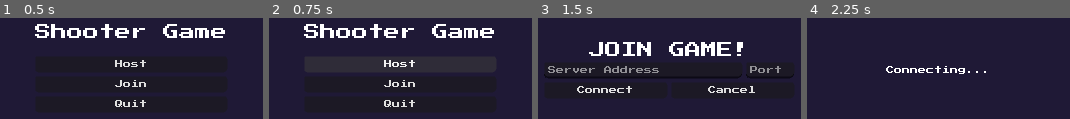
Above: before the commit, frames 1-4 (left to right).
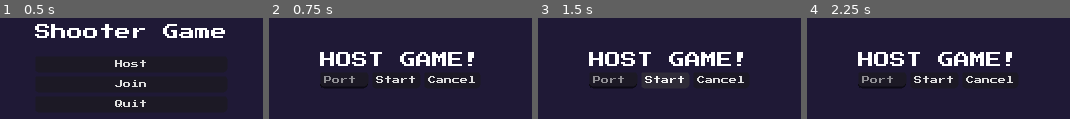
Above: after the commit, the same moments.

Repository: Intedai/MultiplayerShooter
Game: Godot game, scene res://MainScenes/MainMenu/main_menu.tscn
Same seed, same stepped clock (60 frames per second), same inputs: the game is played once before the commit and once after it.
Inputs (mouse positions are in pixels of both pictures, inside the frame that each line leads up to):
- Up to frame 1 (0.5 s): no input
- Up to frame 2 (0.75 s): click "Host" at 0.5 s
- Up to frame 3 (1.5 s): click (669, 83) at 1.25 s, where only the run before the commit has a clickable "Join"
- Up to frame 4 (2.25 s): click (875, 89) at 2 s, where only the run before the commit has a clickable "Connect"

Frame 1 is identical in both runs. In frame 2, 9.3% of the frame differs, in the area x 13-86%, y 5-89%; in frame 3, 11%, in the area x 2-98%, y 23-75%; in frame 4, 6.0%.

Commit message:
Menu works now

Diff:
--- a/MainScenes/Game/game.gd
+++ b/MainScenes/Game/game.gd
@@ -4,37 +4,32 @@
 
 @onready var player_spawner: MultiplayerSpawner = $PlayerSpawner
 @onready var spawn_point: Marker2D = $SpawnPoint
-@onready var multiplayer_ui: Control = $UI/MarginContainer/Multiplayer
 @onready var total_score_label: Label = $UI/MarginContainer/TotalScore
 @onready var chat: Chat = $UI/MarginContainer/Chat
-
-var peer = ENetMultiplayerPeer.new()
 
 var total_score = 0
 
 func _ready() -> void:
 	player_spawner.spawn_function = spawn_player
 
+	if multiplayer.is_server():
+		player_spawner.spawn(1)
+
+		multiplayer.peer_connected.connect(_on_peer_connected)
+		multiplayer.peer_disconnected.connect(_on_peer_disconnected)
+
+func _on_peer_connected(pid: int) -> void:
+	chat.add_msg.rpc(str(pid) + " joined the game!", false)
+	player_spawner.spawn(pid)
+
+func _on_peer_disconnected(pid: int) -> void:
+	chat.add_msg.rpc(str(pid) + " left the game!", false)
+	# TODO: Remove player
+
 @rpc("call_local", "reliable")
 func update_total_score(new_value: int) -> void:
 	total_score += new_value
 	total_score_label.text = "Total Score: " + str(total_score)
-
-func _on_host_pressed() -> void:
-	peer.create_server(10101)
-	multiplayer.multiplayer_peer = peer
-	multiplayer.peer_connected.connect(
-		func(pid):
-			chat.add_msg.rpc(str(pid) + " joined the game!", false)
-			player_spawner.spawn(pid)
-	)
-	multiplayer_ui.hide()
-	player_spawner.spawn(1)
-
-func _on_join_pressed() -> void:
-	peer.create_client("localhost", 10101)
-	multiplayer.multiplayer_peer = peer
-	multiplayer_ui.hide()
 
 func spawn_player(pid) -> Player:
 	var player: Player = PLAYER.instantiate()
--- a/MainScenes/MainMenu/main_menu.gd
+++ b/MainScenes/MainMenu/main_menu.gd
@@ -1,18 +1,30 @@
 extends Control
 
 @onready var main_menu_buttons: VBoxContainer = $MainMenuButtons
+@onready var host_server_menu: VBoxContainer = $HostServerMenu
 @onready var join_server_menu: VBoxContainer = $JoinServerMenu
 @onready var connection_screen: VBoxContainer = $ConnectionScreen
 
+@onready var host_port_input: LineEdit = $HostServerMenu/HBoxContainer/PortInput
+
 # Addr
 @onready var address_input: LineEdit = $JoinServerMenu/AddrContrainer/AddressInput
-@onready var port_input: LineEdit = $JoinServerMenu/AddrContrainer/PortInput
+@onready var join_port_input: LineEdit = $JoinServerMenu/AddrContrainer/PortInput
 
-var peer = ENetMultiplayerPeer.new()
+func _ready() -> void:
+	# Client failed to connect to server
+	multiplayer.connection_failed.connect(func(): print("failed to connect"))
+
+	# Client connected successfully to server
+	multiplayer.connected_to_server.connect(
+		func():
+			get_tree().change_scene_to_file("res://MainScenes/Game/game.tscn")
+	)
 
 # Main menu btns
 func _on_host_pressed() -> void:
-	print("host pressed")
+	main_menu_buttons.visible = false
+	host_server_menu.visible = true
 
 func _on_join_pressed() -> void:
 	main_menu_buttons.visible = false
@@ -21,18 +33,53 @@
 func _on_quit_pressed() -> void:
 	get_tree().quit()
 
+# Host server menu
+func _on_host_cancel_pressed() -> void:
+	host_port_input.clear()
+	host_server_menu.visible = false
+	main_menu_buttons.visible = true
+
+func _on_start_pressed() -> void:
+	print("Starting server in port: " + str(int(host_port_input.text)))
+
+	var peer = ENetMultiplayerPeer.new()
+	var err = peer.create_server(int(host_port_input.text))
+
+	if err:
+		print(err)
+		return
+
+	multiplayer.multiplayer_peer = peer
+
+	host_port_input.clear()
+
+	get_tree().change_scene_to_file("res://MainScenes/Game/game.tscn")
+
 # Join server menu
 func clear_inputs():
 	address_input.clear()
-	port_input.clear()
+	join_port_input.clear()
 
-func _on_cancel_pressed() -> void:
+func _on_join_cancel_pressed() -> void:
 	clear_inputs()
 	join_server_menu.visible = false
 	main_menu_buttons.visible = true
 
 func _on_connect_pressed() -> void:
-	print("connecting to " + address_input.text + ":" + port_input.text)
-	clear_inputs()
+	print("connecting to " + address_input.text + ":" + join_port_input.text)
+
 	join_server_menu.visible = false
 	connection_screen.visible = true
+
+	var peer = ENetMultiplayerPeer.new()
+
+	print("port:" + str(int(join_port_input.text)))
+	var err = peer.create_client(address_input.text, int(join_port_input.text))
+
+	if err:
+		print(err)
+		return
+
+	multiplayer.multiplayer_peer = peer
+
+	clear_inputs()
--- a/MainScenes/MainMenu/main_menu.tscn
+++ b/MainScenes/MainMenu/main_menu.tscn
@@ -51,6 +51,52 @@
 focus_mode = 0
 theme_override_font_sizes/font_size = 8
 text = "Quit"
+
+[node name="HostServerMenu" type="VBoxContainer" parent="." unique_id=1811743015]
+visible = false
+custom_minimum_size = Vector2(250, 0)
+layout_mode = 1
+anchors_preset = 8
+anchor_left = 0.5
+anchor_top = 0.5
+anchor_right = 0.5
+anchor_bottom = 0.5
+offset_left = -125.0
+offset_top = -18.0
+offset_right = 125.0
+offset_bottom = 18.0
+grow_horizontal = 2
+grow_vertical = 2
+
+[node name="Title" type="Label" parent="HostServerMenu" unique_id=289317868]
+layout_mode = 2
+text = "HOST GAME!"
+horizontal_alignment = 1
+
+[node name="HBoxContainer" type="HBoxContainer" parent="HostServerMenu" unique_id=726797745]
+layout_mode = 2
+size_flags_horizontal = 4
+
+[node name="PortInput" type="LineEdit" parent="HostServerMenu/HBoxContainer" unique_id=872757053]
+layout_mode = 2
+focus_mode = 1
+theme_override_constants/minimum_character_width = 5
+theme_override_font_sizes/font_size = 8
+placeholder_text = "Port"
+max_length = 5
+virtual_keyboard_type = 2
+
+[node name="Start" type="Button" parent="HostServerMenu/HBoxContainer" unique_id=211368300]
+layout_mode = 2
+focus_mode = 0
+theme_override_font_sizes/font_size = 8
+text = "Start"
+
+[node name="Cancel" type="Button" parent="HostServerMenu/HBoxContainer" unique_id=1359257531]
+layout_mode = 2
+focus_mode = 0
+theme_override_font_sizes/font_size = 8
+text = "Cancel"
 
 [node name="JoinServerMenu" type="VBoxContainer" parent="." unique_id=1429906095]
 visible = false
@@ -134,5 +180,7 @@
 [connection signal="pressed" from="MainMenuButtons/Host" to="." method="_on_host_pressed"]
 [connection signal="pressed" from="MainMenuButtons/Join" to="." method="_on_join_pressed"]
 [connection signal="pressed" from="MainMenuButtons/Quit" to="." method="_on_quit_pressed"]
+[connection signal="pressed" from="HostServerMenu/HBoxContainer/Start" to="." method="_on_start_pressed"]
+[connection signal="pressed" from="HostServerMenu/HBoxContainer/Cancel" to="." method="_on_host_cancel_pressed"]
 [connection signal="pressed" from="JoinServerMenu/Buttons/Connect" to="." method="_on_connect_pressed"]
-[connection signal="pressed" from="JoinServerMenu/Buttons/Cancel" to="." method="_on_cancel_pressed"]
+[connection signal="pressed" from="JoinServerMenu/Buttons/Cancel" to="." method="_on_join_cancel_pressed"]
